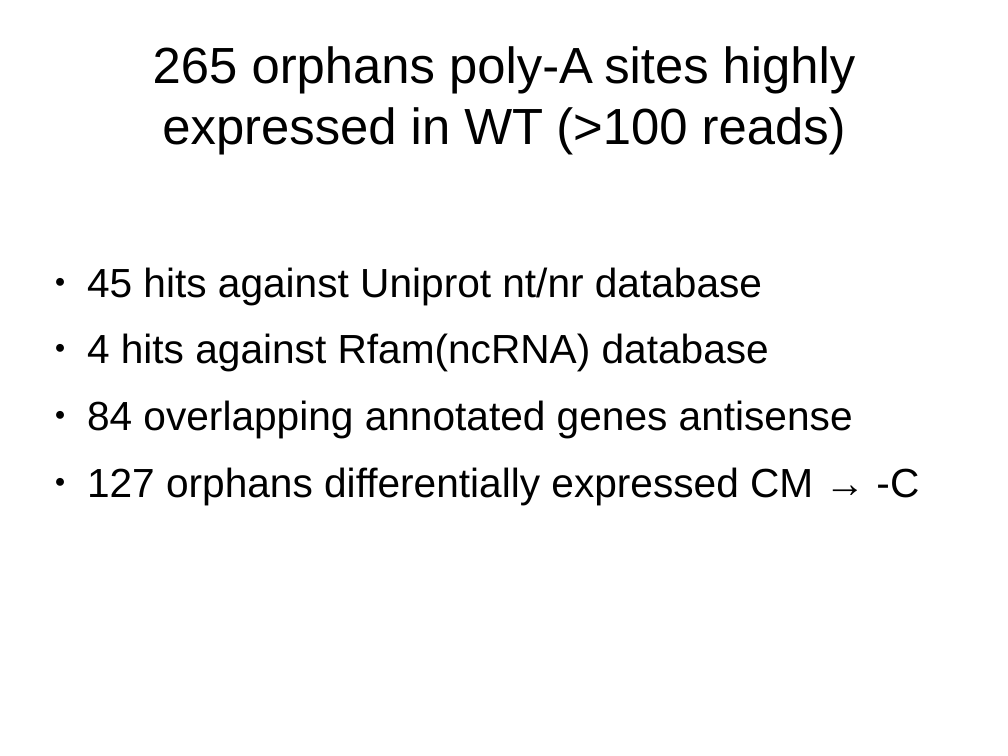
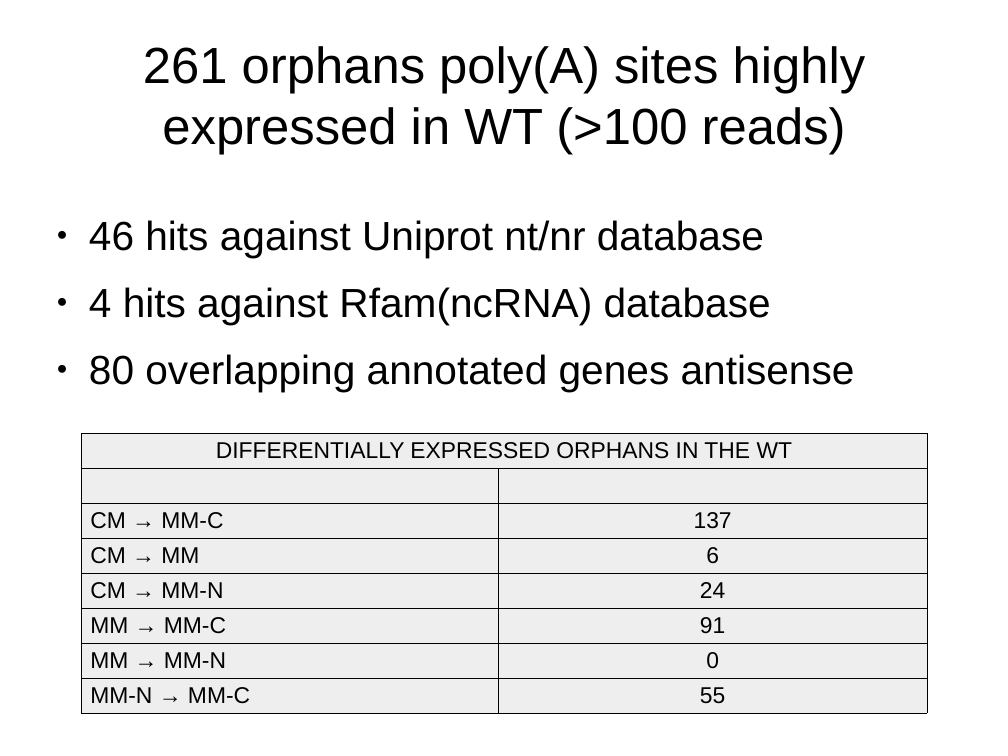
Before and after one commit to wilkinsonlab/m-oryzae-polya, a slide deck: slide 13 of doc/oryzae_data.odp (slide 10 before the commit). Drawn at 1008x756 pixels with LibreOffice and Linux fonts; fonts in the diff are those of the drawing. Boxes give left, top, right and bottom in pixels: in the first picture for what was removed or moved away, otherwise in the second. Text is boxed around its words. In the diff, an @@ line names an element or a change of style, - is before the commit and + after.

```diff
--- a/doc/oryzae_data.odp
+++ b/doc/oryzae_data.odp
@@ title at (143, 46, 866, 154): text changed @@
-265 orphans poly-A sites highly expressed in WT (>100 reads)
+261 orphans poly(A) sites highly expressed in WT (>100 reads)
@@ text "46 hits against Uniprot nt/nr ...": place and size @@
-text "46 hits against Uniprot nt/nr ..." at (87, 267, 919, 505)
+text "46 hits against Uniprot nt/nr ..." at (89, 220, 855, 392)
@@ text at (89, 220, 764, 258): text changed @@
-● 45 hits against Uniprot nt/nr database
+● 46 hits against Uniprot nt/nr database
@@ text at (89, 354, 855, 392): text changed @@
-● 84 overlapping annotated genes antisense
-● 127 orphans differentially expressed CM → -C
+● 80 overlapping annotated genes antisense
@@ table added at (81, 434, 928, 708), 8 rows, 2 columns @@
+DIFFERENTIALLY EXPRESSED ORPHANS IN THE WT | 
+ | 
+CM → MM-C | 137
+CM → MM | 6
+CM → MM-N | 24
+MM → MM-C | 91
+MM → MM-N | 0
+MM-N → MM-C | 55
```
Also in this commit, not shown: 21 other slides changed, 3 slides added, 10 other files.
